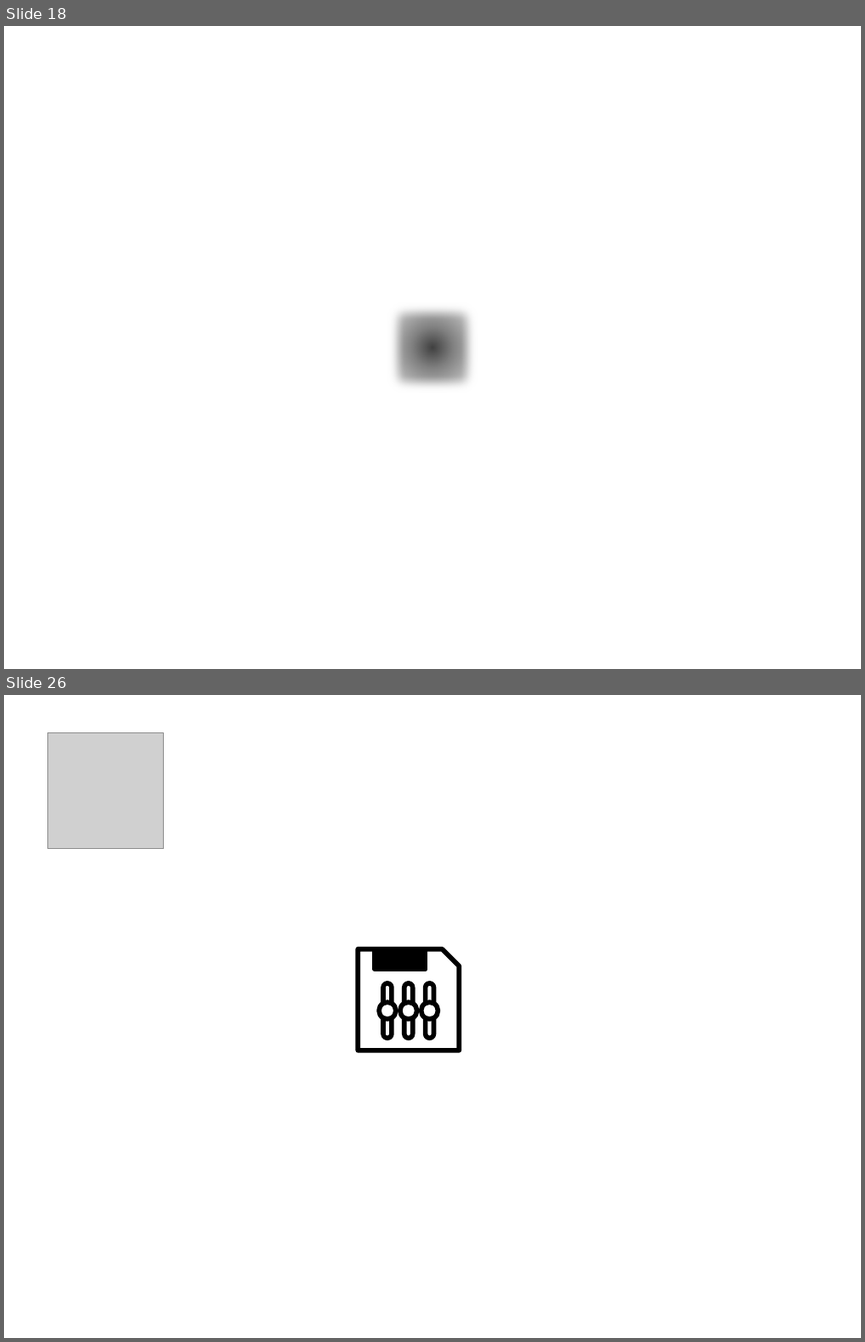
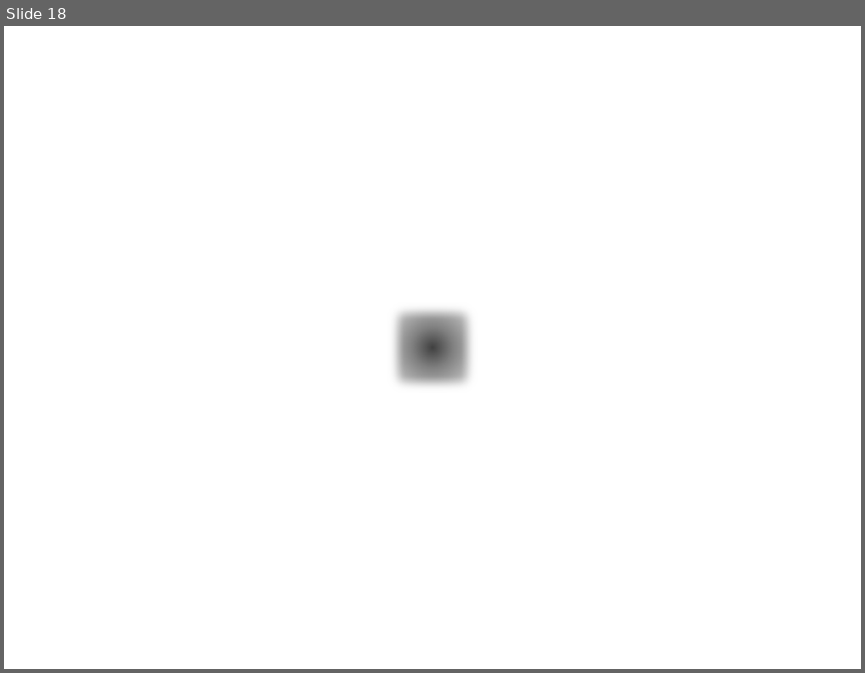
Before and after one commit to YinshengGuo/WinduVision, a slide deck: icons/icons.pptx. Shown one above the other, each under a label of ours: slides 18 and 26 before the commit, slide 18 after it; the slides between them are not shown. The pictures are 865x1342 and 865x673 pixels, drawn with LibreOffice and Linux fonts; fonts in the diff are those of the drawing; grey boxes stand for pictures. Boxes give left, top, right and bottom in pixels: in the first picture for what was removed or moved away, otherwise in the second. Text is boxed around its words. In the diff, an @@ line names an element or a change of style, - is before the commit and + after.

```diff
--- a/icons/icons.pptx
+++ b/icons/icons.pptx
@@ slide 26 removed at box(4, 695, 861, 1338), background #FFFFFF @@
@@ picture removed at box(47, 732, 163, 848) @@
@@ snip rect removed at box(358, 948, 459, 1049) @@
@@ rectangle removed at box(375, 948, 426, 969) @@
@@ rounded rectangle removed at box(383, 983, 392, 1038) @@
@@ rounded rectangle removed at box(404, 983, 413, 1038) @@
@@ rounded rectangle removed at box(426, 983, 434, 1038) @@
@@ ellipse removed at box(380, 1002, 397, 1019) @@
@@ ellipse removed at box(400, 1002, 417, 1019) @@
@@ ellipse removed at box(421, 1002, 438, 1019) @@
```
Also in this commit, not shown: 2 slides changed, 2 slides added, 24 other slides removed, 17 other files.
